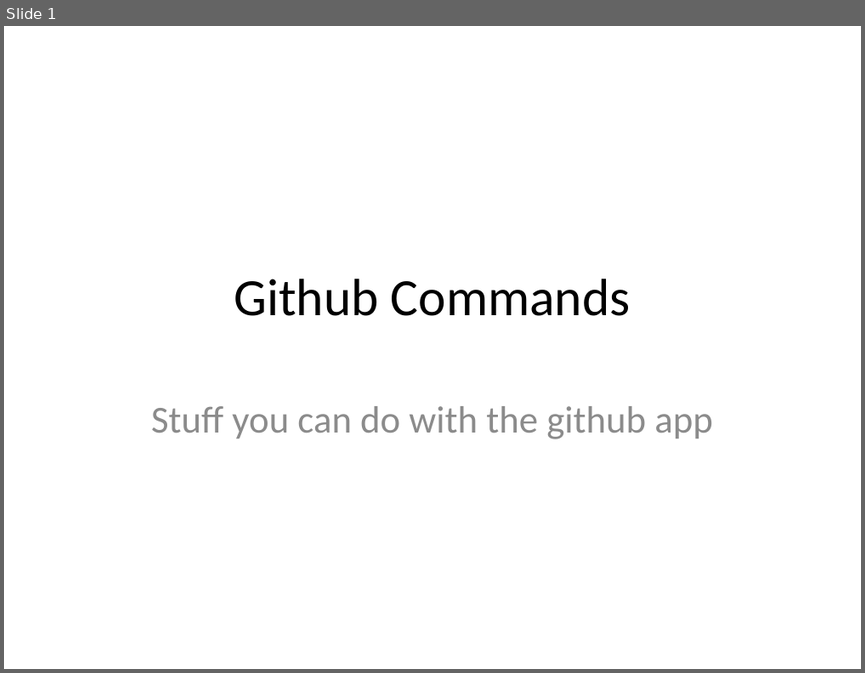
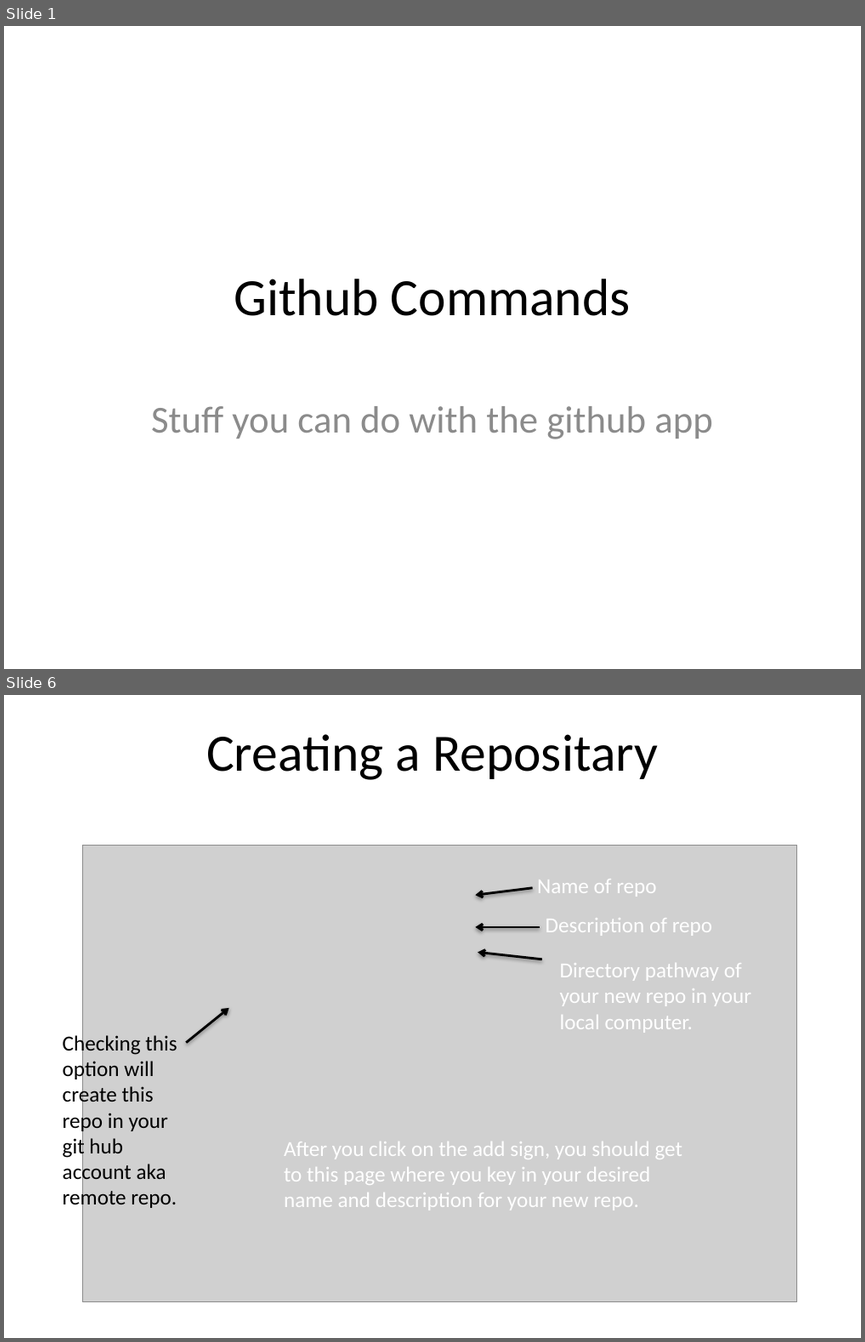
Before and after one commit to JaceTan/programming-notes, a slide deck: Github Commands.pptx. Shown one above the other, each under a label of ours: slide 1 before the commit, slides 1 and 6 after it; the slides between them are not shown. The pictures are 865x673 and 865x1342 pixels, drawn with LibreOffice and Linux fonts; fonts in the diff are those of the drawing; grey boxes stand for pictures. Boxes give left, top, right and bottom in pixels: in the first picture for what was removed or moved away, otherwise in the second. Text is boxed around its words. In the diff, an @@ line names an element or a change of style, - is before the commit and + after.

```diff
--- a/Github Commands.pptx
+++ b/Github Commands.pptx
@@ slide 6 added at (4, 695, 861, 1338), background #FFFFFF @@
@@ title added at (206, 734, 658, 780), 44 pt, text #000000 @@
+Creating a Repositary
@@ picture added at (83, 845, 796, 1302) @@
@@ arrow added from (533, 888) to (475, 895), #000000 2 pt @@
@@ text added at (537, 879, 656, 896), 18 pt, text #FFFFFF @@
+Name of repo
@@ text added at (545, 918, 712, 936), 18 pt, text #FFFFFF @@
+Description of repo
@@ arrow added from (540, 927) to (475, 927), #000000 2 pt @@
@@ arrow added from (542, 959) to (477, 952), #000000 2 pt @@
@@ text added at (560, 963, 751, 1032), 18 pt, text #FFFFFF @@
+Directory pathway of your new repo in your local computer.
@@ arrow added from (187, 1042) to (229, 1008), #000000 2 pt @@
@@ text added at (63, 1032, 177, 1210), 18 pt, text #000000 @@
+Checking this option will create this repo in your git hub account aka remote repo.
@@ text added at (284, 1141, 682, 1210), 18 pt, text #FFFFFF @@
+After you click on the add sign, you should get to this page where you key in your desired name and description for your new repo.
```
Also in this commit, not shown: 31 other slides added, 4 slides removed.
